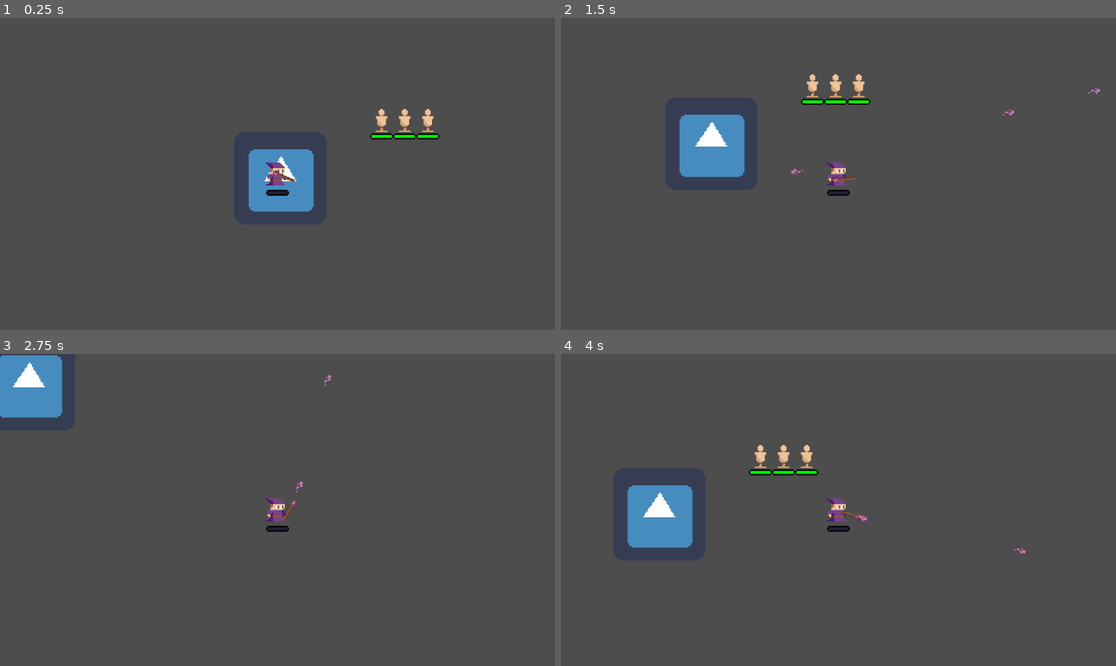
Above: before the commit, frames 1-4 (two rows, left to right).
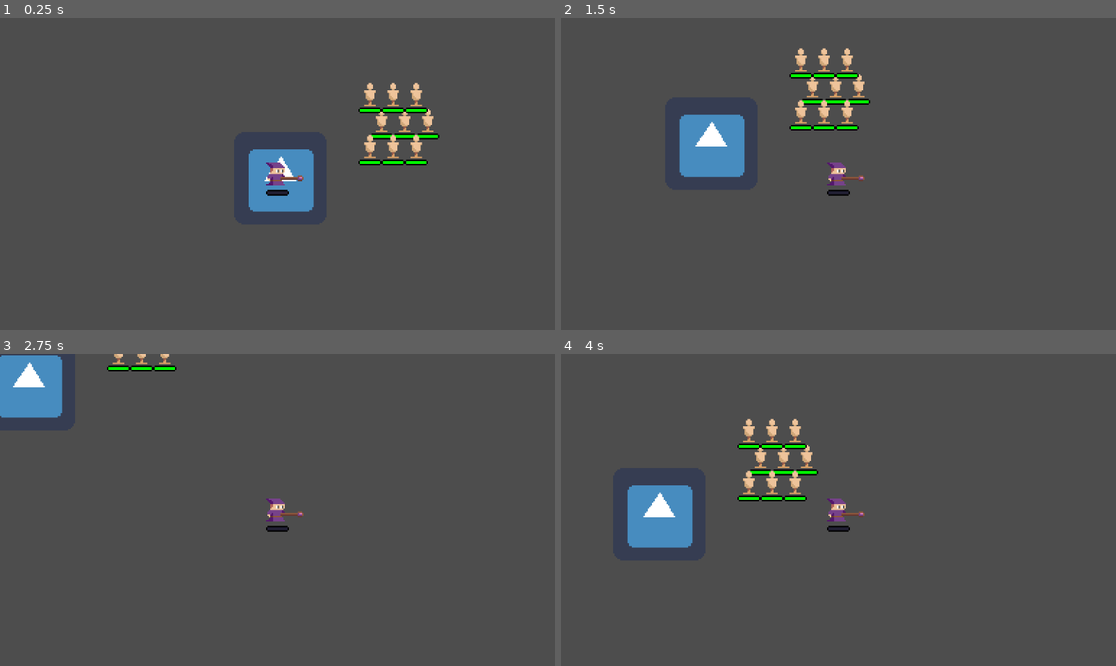
Above: after the commit, the same moments.

Repository: MDJolley/LearningGodot
Game: Godot game, scene res://scenes/World.tscn
Two runs of this game, one before a commit and one after it. Both use one fixed random seed, a clock stepped at 60 frames per second and the inputs below. The engine's default icon, where the game draws it, is replaced by a stand-in: a white triangle on a blue panel in a dark square.
Inputs (mouse positions are in pixels of both pictures, inside the frame that each line leads up to):
- Up to frame 1 (0.25 s): no input
- Up to frame 2 (1.5 s): tap Enter at 0.5 s; move the mouse to (960, 158) at 0.52 s; press the mouse at (960, 158) at 0.53 s; hold D (move_right) 0.53-1.28 s; move the mouse to (727, 189) at 1.27 s; release the mouse at (727, 189) at 1.28 s; hold S (move_down) from 1.28 s (still down); click (727, 189) at 1.35 s
- Up to frame 3 (2.75 s): move the mouse to (333, 441) at 2.02 s; release S (move_down) at 2.03 s; press the mouse at (333, 441) at 2.03 s; hold D (move_right) from 2.03 s (still down)
- Up to frame 4 (4 s): move the mouse to (810, 572) at 2.77 s; release D (move_right) at 2.78 s; release the mouse at (810, 572) at 2.78 s; hold W (move_up) 2.78-3.53 s; click (810, 572) at 2.85 s; move the mouse to (1005, 556) at 3.52 s; press the mouse at (1005, 556) at 3.53 s; hold A (move_left) from 3.53 s (still down)

The runs differ from the first frame. In frame 1, 1.1% of the frame differs, in the area x 49-78%, y 20-53%; in frame 2, 1.1%, in the area x 41-98%, y 9-53%; in frame 3, 0.5%; in frame 4, 1.1%.
Error after the commit: Parse Error: Class "Wand" hides a global script class. (res://scripts/wand.gd:2)

Commit message:
Runes modify weapon stats
Resource based Items added.  First item type is Runes.  These can be slotted into weapons to modify the base stats.

Diff:
--- /dev/null
+++ b/Items/_classes/item_class.gd
@@ -0,0 +1,8 @@
+extends Resource
+class_name ItemResource
+
+@export var name : String
+@export var itemType : ItemType
+@export var texture : Texture
+
+enum ItemType { CONSUMABLE, RUNE, EQUIPMENT }
--- /dev/null
+++ b/Items/_classes/rune_class.gd
@@ -0,0 +1,26 @@
+extends ItemResource
+class_name Rune
+
+@export var level : int
+@export var attackSpeed : float = 2 #Attacks per second before % multipliers
+@export var attackSpeedMultiplier : float = 0 #Percent bonus attack speed
+@export var multishot : int = 0 #Number of ADDITIONAL projectiles
+@export var spread : float #Degrees / Rads between multishot projectiles
+@export var speed : float #Projectile speed
+@export var lifetime : float #Time in seconds before bullet queue_free()
+@export var damage : float #Base damage of each projectile
+@export var pierce : int #Number of enemies this projectile can penetrate
+
+func _ready():
+	itemType = ItemType.RUNE
+
+
+func equip(target):
+	target.add_attackSpeed(attackSpeed)
+	target.add_attackSpeedMultiplier(attackSpeedMultiplier)
+	target.add_multishot(multishot)
+	target.add_spread(spread)
+	target.add_speed(speed)
+	target.add_lifetime(lifetime)
+	target.add_damage(damage)
+	target.add_pierce(pierce)
--- /dev/null
+++ b/Items/_repo/Rune_Multishot.tres
@@ -0,0 +1,19 @@
+[gd_resource type="Resource" script_class="Rune" load_steps=3 format=3 uid="uid://3hypw232e1a"]
+
+[ext_resource type="Script" path="res://Items/_classes/rune_class.gd" id="1_yltjo"]
+[ext_resource type="Texture2D" uid="uid://b67i88awih2vo" path="res://assets/Rune_Multishot.png" id="2_b20cb"]
+
+[resource]
+script = ExtResource("1_yltjo")
+level = 0
+attackSpeed = 0.0
+attackSpeedMultiplier = 0.0
+multishot = 5
+spread = 50.0
+speed = 0.0
+lifetime = 0.0
+damage = 0.0
+pierce = 0
+name = "Multishot Rune"
+itemType = 1
+texture = ExtResource("2_b20cb")
--- /dev/null
+++ b/Items/_repo/Rune_Pierce.tres
@@ -0,0 +1,17 @@
+[gd_resource type="Resource" script_class="Rune" load_steps=2 format=3 uid="uid://cif3co16gh48u"]
+
+[ext_resource type="Script" path="res://Items/_classes/rune_class.gd" id="1_n0875"]
+
+[resource]
+script = ExtResource("1_n0875")
+level = 0
+attackSpeed = 0.0
+attackSpeedMultiplier = 0.0
+multishot = 0
+spread = 0.0
+speed = 0.0
+lifetime = 0.0
+damage = 0.0
+pierce = 2
+name = "Pierce Rune"
+itemType = 0
--- a/project.godot
+++ b/project.godot
@@ -14,6 +14,10 @@
 run/main_scene="res://scenes/World.tscn"
 config/features=PackedStringArray("4.0")
 config/icon="res://icon.png"
+
+[autoload]
+
+ItemDatabase="*res://Managers/item_database.gd"
 
 [importer_defaults]
 
--- a/scenes/Player.tscn
+++ b/scenes/Player.tscn
@@ -19,13 +19,9 @@
 position = Vector2(7, 3)
 
 [node name="HealthBar" parent="." instance=ExtResource("4")]
-layout_mode = 3
-anchors_preset = 15
 offset_left = -8.0
 offset_top = 11.0
 offset_bottom = 11.0
-grow_horizontal = 2
-grow_vertical = 2
 
 [node name="RegenDelay" type="Timer" parent="."]
 
--- a/scenes/Projectile.tscn
+++ b/scenes/Projectile.tscn
@@ -16,7 +16,4 @@
 position = Vector2(1, 0)
 rotation = 1.5708
 
-[connection signal="area_entered" from="Player Hitbox" to="." method="_on_player_hitbox_area_entered"]
-[connection signal="area_shape_entered" from="Player Hitbox" to="." method="_on_player_hitbox_area_shape_entered"]
-
 [editable path="Player Hitbox"]
--- a/scenes/Target_Dummy.tscn
+++ b/scenes/Target_Dummy.tscn
@@ -21,8 +21,6 @@
 offset_top = 9.0
 offset_right = -8.0
 offset_bottom = 9.0
-grow_horizontal = 2
-grow_vertical = 2
 
 [connection signal="area_entered" from="Enemy Hurtbox" to="." method="_on_enemy_hurtbox_area_entered"]
 
--- a/scenes/World.tscn
+++ b/scenes/World.tscn
@@ -22,3 +22,21 @@
 
 [node name="Target_Dummy3" parent="." instance=ExtResource("3_xd7sp")]
 position = Vector2(213, 39)
+
+[node name="Target_Dummy4" parent="." instance=ExtResource("3_xd7sp")]
+position = Vector2(189, 21)
+
+[node name="Target_Dummy5" parent="." instance=ExtResource("3_xd7sp")]
+position = Vector2(221, 21)
+
+[node name="Target_Dummy6" parent="." instance=ExtResource("3_xd7sp")]
+position = Vector2(205, 21)
+
+[node name="Target_Dummy7" parent="." instance=ExtResource("3_xd7sp")]
+position = Vector2(189, 57)
+
+[node name="Target_Dummy8" parent="." instance=ExtResource("3_xd7sp")]
+position = Vector2(221, 57)
+
+[node name="Target_Dummy9" parent="." instance=ExtResource("3_xd7sp")]
+position = Vector2(205, 57)
--- a/scenes/ui/Health Bar.tscn
+++ b/scenes/ui/Health Bar.tscn
@@ -10,6 +10,8 @@
 anchors_preset = 15
 anchor_right = 1.0
 anchor_bottom = 1.0
+grow_horizontal = 2
+grow_vertical = 2
 script = ExtResource("4")
 
 [node name="TextureProgressBar" type="TextureProgressBar" parent="."]
--- a/scenes/weapons/Wand.tscn
+++ b/scenes/weapons/Wand.tscn
@@ -1,10 +1,13 @@
-[gd_scene load_steps=3 format=3 uid="uid://dqgp4m3v451bn"]
+[gd_scene load_steps=5 format=3 uid="uid://dqgp4m3v451bn"]
 
 [ext_resource type="Texture2D" uid="uid://dvpn1jnedqs77" path="res://assets/Wand.png" id="1"]
 [ext_resource type="Script" path="res://scripts/wand.gd" id="1_hrsyb"]
+[ext_resource type="Resource" uid="uid://3hypw232e1a" path="res://Items/_repo/Rune_Multishot.tres" id="2_gtwaj"]
+[ext_resource type="Resource" uid="uid://cif3co16gh48u" path="res://Items/_repo/Rune_Pierce.tres" id="3_ku3xq"]
 
 [node name="Wand" type="Node2D"]
 script = ExtResource("1_hrsyb")
+equippedRunes = Array[Resource]([ExtResource("2_gtwaj"), ExtResource("3_ku3xq")])
 
 [node name="Sprite2D" type="Sprite2D" parent="."]
 position = Vector2(3, 0)
--- a/scripts/Wand.gd
+++ b/scripts/Wand.gd
@@ -1,19 +1,28 @@
 extends Node2D
+class_name Wand
 
-const projectilePath = preload("res://scenes/Projectile.tscn")
+var projectilePath = preload("res://scenes/Projectile.tscn")
 
 var canShoot : bool = true #Will be used to set attack speed
-var attackSpeed #Attacks per second before % multipliers
-var attackSpeedMultiplier : float = 0 #Percent bonus attack speed
-var multishot : int #Number of projectiles
-var spread : float #Degrees / Rads between multishot projectiles
-var speed #Projectile speed
-var lifetime : float #Time in seconds before bullet queue_free()
-var damage : int #Base damage of each projectile
-var pierce : int #Number of enemies this projectile can penetrate
+var runeSlots : int #Number of slots available to equip runes
+@export var equippedRunes : Array[Resource] #Array of all Rune Resources in rune slots
+
+@export var attackSpeed : float #Attacks per second before % multipliers
+@export var attackSpeedMultiplier : float = 0 #Percent bonus attack speed
+@export var multishot : int #Number of projectiles
+@export var spread : float #Degrees / Rads between multishot projectiles
+@export var speed : float #Projectile speed
+@export var lifetime : float #Time in seconds before bullet queue_free()
+@export var damage : int #Base damage of each projectile
+@export var pierce : int #Number of enemies this projectile can penetrate
+@export var baseStats : Array #[attackSpeed, attackSpeedMultiplier, multishot, spread, speed, lifetime, damage, pierce]
 
 func _ready():
-	pull_stats_from_player()
+	pull_stats_from_player() #REMOVE THIS AS SOON AS RUNES GIVE STATS
+	save_base_stats()
+	for rune in equippedRunes:
+		print(rune.name)
+	pull_stats_from_runes()
 
 func _process(delta):
 	look_at(get_global_mouse_position())
@@ -30,9 +39,6 @@
 				deg_to_rad(cof_start + (step * x))
 				)
 			get_tree().get_root().add_child(projectile)
-#		var projectile = projectilePath.instantiate()
-#		set_projectile_stats(projectile)
-#		get_tree().get_root().add_child(projectile)
 		canShoot = false
 		await get_tree().create_timer(attackSpeedCalculated).timeout
 		canShoot = true
@@ -51,4 +57,45 @@
 	spread = 0.0
 	multishot = 1
 	damage = 20
-	pierce = 2
+	pierce = 0
+
+func pull_stats_from_runes():
+	for rune in equippedRunes:
+		rune.equip(self)
+
+func save_base_stats():
+	baseStats = [attackSpeed, attackSpeedMultiplier, multishot, spread, speed, lifetime, damage, pierce]
+
+func reset_stats():
+	attackSpeed = baseStats[0]
+	attackSpeedMultiplier = baseStats[1]
+	multishot = baseStats[2]
+	spread = baseStats[3]
+	speed = baseStats[4]
+	lifetime = baseStats[5]
+	damage = baseStats[6]
+	pierce = baseStats[7]
+
+func add_attackSpeed(value : float):
+	attackSpeed += value
+
+func add_attackSpeedMultiplier(value : float):
+	attackSpeedMultiplier += value
+
+func add_multishot(value : int):
+	multishot += value
+
+func add_spread(value : float):
+	spread += value
+
+func add_speed(value : float):
+	speed += value
+
+func add_lifetime(value : float):
+	lifetime += value
+
+func add_damage(value : int):
+	damage += value
+
+func add_pierce(value : int):
+	pierce += value
--- a/scripts/projectile.gd
+++ b/scripts/projectile.gd
@@ -16,15 +16,7 @@
 func _physics_process(delta):
 	translate(direction.rotated(rotation) * speed * delta)
 
-func _on_player_hitbox_area_entered(enemy):
+func hit_enemy():
 	print("hitting Enemy")
 	pierce -= 1
 	if pierce < 0 : queue_free()
-
-
-func hit_enemy():
-	print("hitting Enemy")
-	pierce -= 1
-	if pierce < 0 :
-		await get_tree().create_timer(.03).timeout
-		queue_free()
Binary file added: assets/Rune_Multishot.aseprite
Binary file added: assets/Rune_Multishot.png
Not shown, added: assets/Rune_Multishot.png.import
Binary file added: assets/Rune_Pierce.aseprite
Binary file added: assets/Rune_Pierce.png
Not shown, added: assets/Rune_Pierce.png.import
